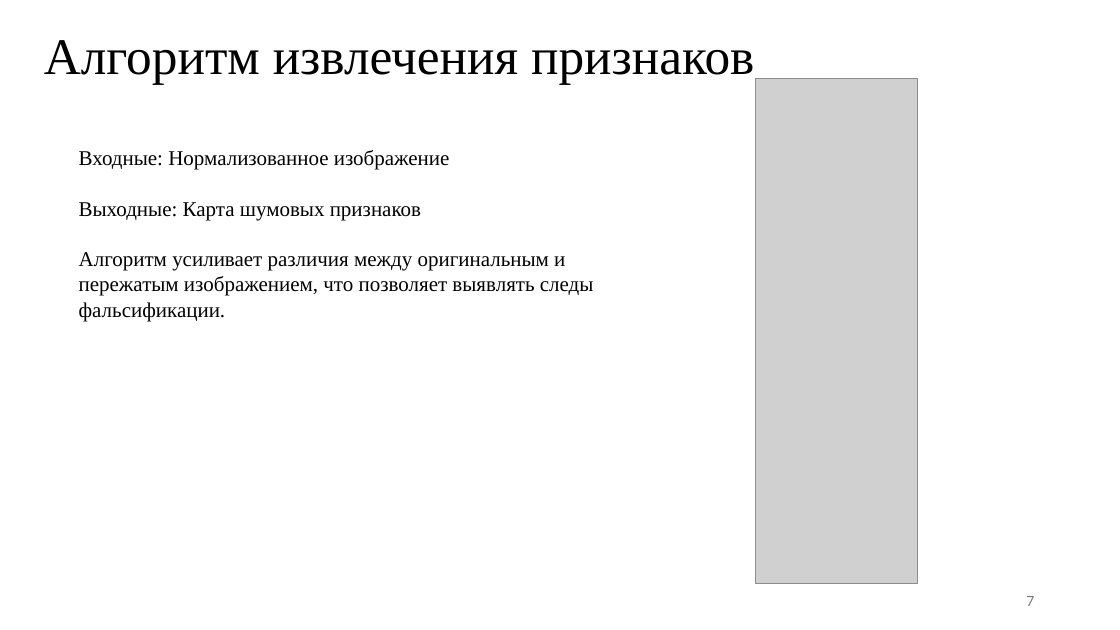
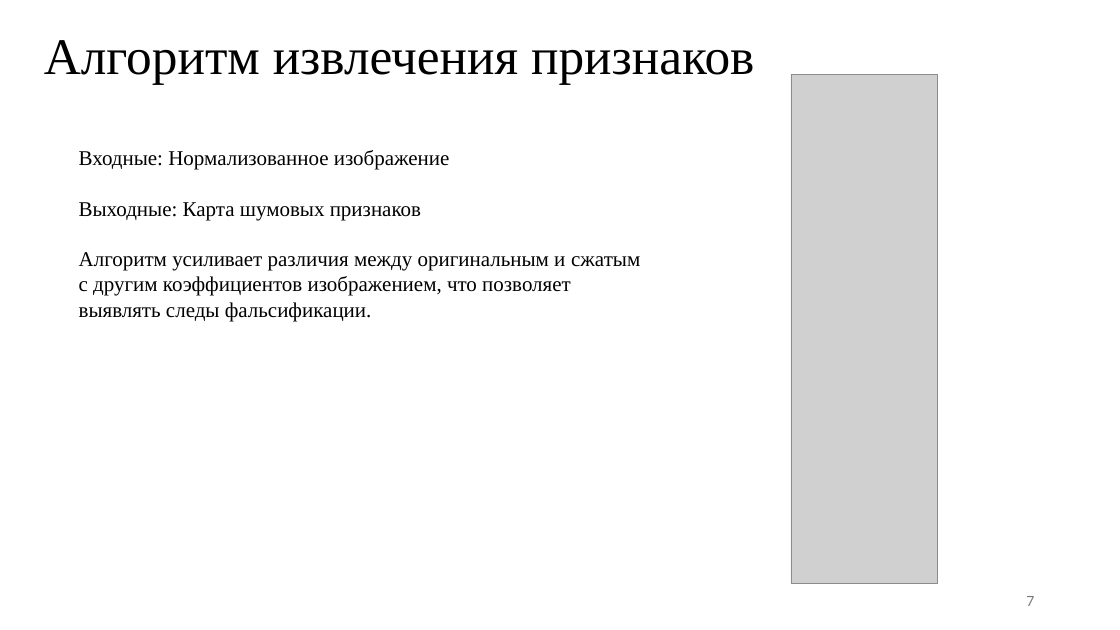
Before and after one commit to jokerva1010123/BMSTU-Diplom-Magis, a slide deck: slide 7 of presentation.pptx. Drawn at 1120x630 pixels with LibreOffice and Linux fonts; fonts in the diff are those of the drawing; grey boxes stand for pictures. Boxes give left, top, right and bottom in pixels: in the first picture for what was removed or moved away, otherwise in the second. Text is boxed around its words. In the diff, an @@ line names an element or a change of style, - is before the commit and + after.

```diff
--- a/presentation.pptx
+++ b/presentation.pptx
@@ picture resized from (x1=755, y1=79, x2=917, y2=585) to (x1=791, y1=74, x2=939, y2=584) @@
@@ text at (x1=79, y1=252, x2=640, y2=321): text changed @@
-Алгоритм усиливает различия между оригинальным и пережатым изображением, что позволяет выявлять следы фальсификации.
+Алгоритм усиливает различия между оригинальным и cжатым с другим коэффициентов изображением, что позволяет выявлять следы фальсификации.
```
Also in this commit, not shown: 6 other slides changed, 27 other files.
